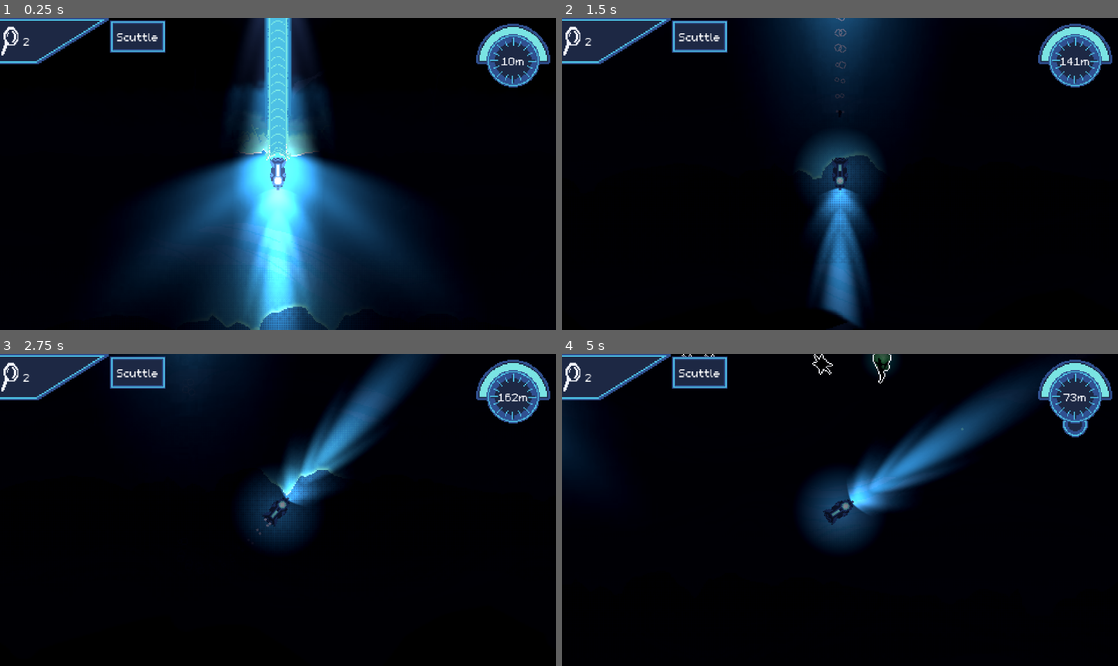
Above: before the commit, frames 1-4 (two rows, left to right).
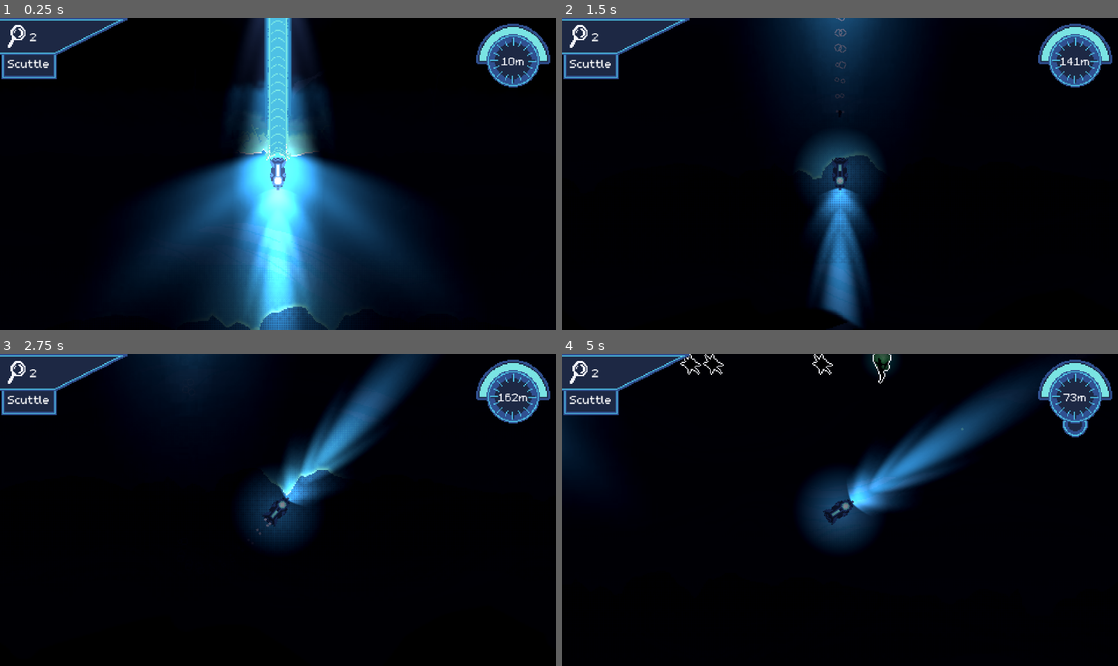
Above: after the commit, the same moments.

Repository: austingwatson/Depths
Game: Godot game, scene res://scenes/game.tscn
The game is run twice, just before and just after one commit, with the same random seed, the same clock (stepped at 60 frames per second) and the same inputs. This scene is started directly instead of the project's main scene. Sound files missing from this copy of the repository are replaced by a short silence.
Inputs (mouse positions are in pixels of both pictures, inside the frame that each line leads up to):
- Up to frame 1 (0.25 s): no input
- Up to frame 2 (1.5 s): tap Enter at 0.5 s; move the mouse to (962, 158) at 0.52 s; hold Space (thrust) 0.53-1.28 s; tap Mouse wheel down (change_weapon_down) at 0.6 s; click (962, 158) at 0.67 s; move the mouse to (728, 189) at 1.27 s; tap Mouse wheel up (change_weapon_up) at 1.35 s
- Up to frame 3 (2.75 s): move the mouse to (333, 441) at 2.02 s; hold Space (thrust) from 2.03 s (still down); hold Right mouse button (rotate) from 2.03 s (still down)
- Up to frame 4 (5 s): move the mouse to (812, 572) at 2.77 s; release Right mouse button (rotate) at 2.78 s; click (812, 572) at 2.85 s; move the mouse to (1006, 556) at 3.52 s; release Space (thrust) at 3.53 s; tap Shift (sonar) at 3.6 s; move the mouse to (673, 463) at 4.27 s; tap Mouse wheel down (change_weapon_down) at 4.35 s

The runs differ from the first frame. In frame 1, 2.4% of the frame differs, in the area x 0-30%, y 0-20%; in frame 2, 2.4%; in frame 3, 2.4%; in frame 4, 2.4%.

Commit message:
Added a victory scene background. Adjusted hud elements.

Diff:
--- a/scenes/ui/hud.tscn
+++ b/scenes/ui/hud.tscn
@@ -40,8 +40,13 @@
 offset_bottom = 61.0
 grow_horizontal = 0
 
+[node name="Scuttle" parent="." instance=ExtResource("7_gss2c")]
+offset_left = 1.0
+offset_top = 23.0
+offset_right = 49.0
+offset_bottom = 55.0
+
 [node name="ResearchCount" parent="." instance=ExtResource("5_136eg")]
-
-[node name="Scuttle" parent="." instance=ExtResource("7_gss2c")]
-offset_left = 95.0
-offset_right = 143.0
+offset_top = -4.0
+offset_right = 112.0
+offset_bottom = 36.0
--- a/scenes/ui/research_count.tscn
+++ b/scenes/ui/research_count.tscn
@@ -5,7 +5,7 @@
 
 [sub_resource type="AtlasTexture" id="AtlasTexture_s7fjf"]
 atlas = ExtResource("1_mi5aa")
-region = Rect2(304, 0, 96, 32)
+region = Rect2(288, 0, 112, 32)
 
 [sub_resource type="AtlasTexture" id="AtlasTexture_h512u"]
 atlas = ExtResource("1_mi5aa")
@@ -15,6 +15,7 @@
 offset_right = 40.0
 offset_bottom = 40.0
 texture = SubResource("AtlasTexture_s7fjf")
+stretch_mode = 3
 script = ExtResource("1_8kwjf")
 
 [node name="HBoxContainer" type="HBoxContainer" parent="."]
@@ -22,13 +23,18 @@
 anchors_preset = 15
 anchor_right = 1.0
 anchor_bottom = 1.0
+offset_left = 6.0
+offset_right = 6.0
 grow_horizontal = 2
 grow_vertical = 2
 
 [node name="Icon" type="TextureRect" parent="HBoxContainer"]
 layout_mode = 2
 texture = SubResource("AtlasTexture_h512u")
+stretch_mode = 3
 
 [node name="Label" type="Label" parent="HBoxContainer"]
 layout_mode = 2
 text = "100"
+horizontal_alignment = 1
+vertical_alignment = 1
--- /dev/null
+++ b/scenes/victory.tscn
@@ -0,0 +1,402 @@
+[gd_scene load_steps=23 format=3 uid="uid://biaimvygk8r3f"]
+
+[ext_resource type="Texture2D" uid="uid://br8fltx8mhio" path="res://assets/textures/level/seabed_bg.png" id="1_aeqvq"]
+[ext_resource type="Texture2D" uid="uid://yqvus5wdpfom" path="res://assets/textures/level/currents_parallax.png" id="2_rlw0o"]
+[ext_resource type="Texture2D" uid="uid://bjy5na53effsw" path="res://assets/textures/level/seabed_playarea.png" id="3_m35g4"]
+[ext_resource type="Texture2D" uid="uid://dulngok2xfjyr" path="res://assets/textures/level/sea_floor_fauna.png" id="4_wdhy8"]
+[ext_resource type="Texture2D" uid="uid://dgb36hfijxjf1" path="res://assets/textures/effects/2d_lights_and_shadows_neutral_point_light.png" id="5_0ya2q"]
+[ext_resource type="Texture2D" uid="uid://71baonpavm2t" path="res://assets/textures/effects/thruster_trail_sheet.png" id="6_w13b5"]
+[ext_resource type="Texture2D" uid="uid://c121oas5df1vs" path="res://assets/textures/level/seabed_fg.png" id="7_0iwmx"]
+[ext_resource type="Texture2D" uid="uid://c1vsexbykefwl" path="res://assets/textures/level/big_sub.png" id="8_bqyga"]
+[ext_resource type="Texture2D" uid="uid://v8q4auewvljj" path="res://assets/textures/effects/ies_lights_model1.png" id="9_fgp87"]
+[ext_resource type="Texture2D" uid="uid://ccn0ikslju12v" path="res://assets/textures/effects/2d_point_light.png" id="10_c0tw7"]
+
+[sub_resource type="AtlasTexture" id="AtlasTexture_qunh1"]
+atlas = ExtResource("4_wdhy8")
+region = Rect2(32, 16, 16, 16)
+
+[sub_resource type="AtlasTexture" id="AtlasTexture_ts1t5"]
+atlas = ExtResource("4_wdhy8")
+region = Rect2(32, 40, 32, 24)
+
+[sub_resource type="AtlasTexture" id="AtlasTexture_7132d"]
+atlas = ExtResource("4_wdhy8")
+region = Rect2(0, 0, 24, 32)
+
+[sub_resource type="AtlasTexture" id="AtlasTexture_06a2a"]
+atlas = ExtResource("4_wdhy8")
+region = Rect2(48, 16, 16, 16)
+
+[sub_resource type="CanvasItemMaterial" id="CanvasItemMaterial_aeqvq"]
+particles_animation = true
+particles_anim_h_frames = 3
+particles_anim_v_frames = 1
+particles_anim_loop = false
+
+[sub_resource type="AtlasTexture" id="AtlasTexture_qlk3v"]
+atlas = ExtResource("6_w13b5")
+
+[sub_resource type="Gradient" id="Gradient_rlw0o"]
+offsets = PackedFloat32Array(0, 0.446494, 0.870849)
+colors = PackedColorArray(1, 1, 1, 1, 0.980392, 0.980392, 0.980392, 1, 1, 1, 1, 0)
+
+[sub_resource type="Curve" id="Curve_wpjcc"]
+_limits = [0.0, 200.0, 0.0, 1.0]
+_data = [Vector2(0, 1), 0.0, 0.0, 0, 0, Vector2(0.451178, 32.6027), 219.302, 219.302, 0, 0, Vector2(1, 123.425), 0.0, 0.0, 0, 0]
+point_count = 3
+
+[sub_resource type="Animation" id="Animation_twbv7"]
+resource_name = "sub_float"
+length = 16.0
+loop_mode = 1
+step = 0.8
+tracks/0/type = "value"
+tracks/0/imported = false
+tracks/0/enabled = true
+tracks/0/path = NodePath("AnimationPlayer/submersible:position")
+tracks/0/interp = 1
+tracks/0/loop_wrap = true
+tracks/0/keys = {
+"times": PackedFloat32Array(7, 8, 15, 16),
+"transitions": PackedFloat32Array(1, 1, 1, 1),
+"update": 0,
+"values": [Vector2(381, -27), Vector2(381, -27), Vector2(381, -48), Vector2(381, -48)]
+}
+
+[sub_resource type="Animation" id="Animation_filmp"]
+length = 0.001
+tracks/0/type = "value"
+tracks/0/imported = false
+tracks/0/enabled = true
+tracks/0/path = NodePath("AnimationPlayer/submersible:position")
+tracks/0/interp = 1
+tracks/0/loop_wrap = true
+tracks/0/keys = {
+"times": PackedFloat32Array(0),
+"transitions": PackedFloat32Array(1),
+"update": 0,
+"values": [Vector2(381, -45)]
+}
+
+[sub_resource type="AnimationLibrary" id="AnimationLibrary_2sdhq"]
+_data = {
+&"RESET": SubResource("Animation_filmp"),
+&"sub_float": SubResource("Animation_twbv7")
+}
+
+[sub_resource type="Environment" id="Environment_0quce"]
+background_mode = 3
+glow_enabled = true
+glow_intensity = 1.0
+glow_hdr_threshold = 1.5
+
+[node name="Victory" type="Node"]
+
+[node name="seafloor_bg" type="Sprite2D" parent="."]
+texture = ExtResource("1_aeqvq")
+centered = false
+
+[node name="currents" type="Parallax2D" parent="."]
+z_index = 2
+repeat_size = Vector2(960, 540)
+autoscroll = Vector2(1, 0.5)
+repeat_times = 2
+
+[node name="currents_image" type="Sprite2D" parent="currents"]
+modulate = Color(1, 1, 1, 0.196078)
+texture = ExtResource("2_rlw0o")
+centered = false
+
+[node name="seafloor_mg" type="Sprite2D" parent="."]
+texture = ExtResource("3_m35g4")
+centered = false
+
+[node name="sealife_group" type="Node2D" parent="."]
+
+[node name="floater_bud_small" type="Sprite2D" parent="sealife_group"]
+position = Vector2(23, 190)
+texture = SubResource("AtlasTexture_qunh1")
+
+[node name="floater_bud_small2" type="Sprite2D" parent="sealife_group"]
+position = Vector2(5, 184)
+texture = SubResource("AtlasTexture_qunh1")
+flip_h = true
+
+[node name="sealife1" type="Sprite2D" parent="sealife_group"]
+position = Vector2(116, 191)
+texture = SubResource("AtlasTexture_ts1t5")
+
+[node name="sealife2" type="Sprite2D" parent="sealife_group"]
+position = Vector2(405, 182)
+texture = SubResource("AtlasTexture_ts1t5")
+flip_h = true
+
+[node name="sealife3" type="Sprite2D" parent="sealife_group"]
+position = Vector2(145, 242)
+texture = SubResource("AtlasTexture_ts1t5")
+flip_h = true
+
+[node name="sealife4" type="Sprite2D" parent="sealife_group"]
+position = Vector2(366, 187)
+texture = SubResource("AtlasTexture_ts1t5")
+
+[node name="sealife5" type="Sprite2D" parent="sealife_group"]
+position = Vector2(57, 246)
+texture = SubResource("AtlasTexture_ts1t5")
+
+[node name="sealife6" type="Sprite2D" parent="sealife_group"]
+position = Vector2(469, 248)
+texture = SubResource("AtlasTexture_ts1t5")
+
+[node name="floater_buds" type="Sprite2D" parent="sealife_group"]
+position = Vector2(14, 175)
+texture = SubResource("AtlasTexture_7132d")
+
+[node name="Light" type="PointLight2D" parent="sealife_group/floater_buds"]
+position = Vector2(6, -7)
+color = Color(0.722702, 0.999442, 0.675061, 1)
+energy = 0.8
+texture = ExtResource("5_0ya2q")
+offset = Vector2(0, 4)
+texture_scale = 0.6
+
+[node name="floater_buds2" type="Sprite2D" parent="sealife_group"]
+position = Vector2(469, 167)
+texture = SubResource("AtlasTexture_7132d")
+flip_h = true
+
+[node name="Light" type="PointLight2D" parent="sealife_group/floater_buds2"]
+position = Vector2(-6, -7)
+color = Color(0.722702, 0.999442, 0.675061, 1)
+energy = 0.8
+texture = ExtResource("5_0ya2q")
+offset = Vector2(0, 4)
+texture_scale = 0.6
+
+[node name="floater_buds3" type="Sprite2D" parent="sealife_group"]
+position = Vector2(284, 235)
+texture = SubResource("AtlasTexture_7132d")
+
+[node name="Light" type="PointLight2D" parent="sealife_group/floater_buds3"]
+position = Vector2(6, -8)
+color = Color(0.722702, 0.999442, 0.675061, 1)
+energy = 0.8
+texture = ExtResource("5_0ya2q")
+offset = Vector2(0, 4)
+texture_scale = 0.6
+
+[node name="floater_buds4" type="Sprite2D" parent="sealife_group"]
+position = Vector2(194, 188)
+texture = SubResource("AtlasTexture_7132d")
+flip_h = true
+
+[node name="Light" type="PointLight2D" parent="sealife_group/floater_buds4"]
+position = Vector2(6, -7)
+color = Color(0.722702, 0.999442, 0.675061, 1)
+energy = 0.8
+texture = ExtResource("5_0ya2q")
+offset = Vector2(0, 4)
+texture_scale = 0.6
+
+[node name="floater_bud_small3" type="Sprite2D" parent="sealife_group"]
+position = Vector2(267, 237)
+texture = SubResource("AtlasTexture_qunh1")
+
+[node name="floater_bud_small4" type="Sprite2D" parent="sealife_group"]
+position = Vector2(181, 202)
+texture = SubResource("AtlasTexture_qunh1")
+
+[node name="floater_bud_small5" type="Sprite2D" parent="sealife_group"]
+position = Vector2(475, 183)
+texture = SubResource("AtlasTexture_qunh1")
+
+[node name="floater_bud_small6" type="Sprite2D" parent="sealife_group"]
+position = Vector2(208, 207)
+texture = SubResource("AtlasTexture_qunh1")
+flip_h = true
+
+[node name="floater_bud_small7" type="Sprite2D" parent="sealife_group"]
+position = Vector2(468, 191)
+texture = SubResource("AtlasTexture_qunh1")
+
+[node name="floater_bud_small8" type="Sprite2D" parent="sealife_group"]
+position = Vector2(447, 175)
+texture = SubResource("AtlasTexture_qunh1")
+flip_h = true
+
+[node name="floater_bud_cluster" type="Sprite2D" parent="sealife_group"]
+position = Vector2(12, 192)
+texture = SubResource("AtlasTexture_06a2a")
+
+[node name="floater_bud_cluster2" type="Sprite2D" parent="sealife_group"]
+position = Vector2(45, 183)
+texture = SubResource("AtlasTexture_06a2a")
+flip_h = true
+
+[node name="floater_bud_cluster3" type="Sprite2D" parent="sealife_group"]
+position = Vector2(458, 181)
+texture = SubResource("AtlasTexture_06a2a")
+flip_h = true
+
+[node name="floater_bud_cluster4" type="Sprite2D" parent="sealife_group"]
+position = Vector2(171, 195)
+texture = SubResource("AtlasTexture_06a2a")
+
+[node name="floater_bud_cluster5" type="Sprite2D" parent="sealife_group"]
+position = Vector2(277, 240)
+texture = SubResource("AtlasTexture_06a2a")
+
+[node name="floater_bud_cluster6" type="Sprite2D" parent="sealife_group"]
+position = Vector2(0, 200)
+texture = SubResource("AtlasTexture_06a2a")
+flip_h = true
+
+[node name="floater_bud_cluster7" type="Sprite2D" parent="sealife_group"]
+position = Vector2(476, 198)
+texture = SubResource("AtlasTexture_06a2a")
+
+[node name="chimney_bubbles_group" type="Node2D" parent="."]
+
+[node name="chimney_bubbles" type="CPUParticles2D" parent="chimney_bubbles_group"]
+material = SubResource("CanvasItemMaterial_aeqvq")
+position = Vector2(34, 191)
+amount = 6
+texture = SubResource("AtlasTexture_qlk3v")
+lifetime = 3.0
+lifetime_randomness = 0.5
+emission_shape = 2
+emission_sphere_radius = 2.0
+direction = Vector2(0, -1)
+gravity = Vector2(0, -50)
+damping_min = 20.0
+damping_max = 20.0
+color_ramp = SubResource("Gradient_rlw0o")
+anim_speed_max = 1.0
+anim_speed_curve = SubResource("Curve_wpjcc")
+anim_offset_max = 0.3
+
+[node name="chimney_bubbles2" type="CPUParticles2D" parent="chimney_bubbles_group"]
+material = SubResource("CanvasItemMaterial_aeqvq")
+position = Vector2(92, 226)
+amount = 6
+texture = SubResource("AtlasTexture_qlk3v")
+lifetime = 3.0
+lifetime_randomness = 0.5
+emission_shape = 2
+emission_sphere_radius = 2.0
+direction = Vector2(0, -1)
+gravity = Vector2(0, -50)
+damping_min = 20.0
+damping_max = 20.0
+color_ramp = SubResource("Gradient_rlw0o")
+anim_speed_max = 1.0
+anim_speed_curve = SubResource("Curve_wpjcc")
+anim_offset_max = 0.3
+
+[node name="chimney_bubbles3" type="CPUParticles2D" parent="chimney_bubbles_group"]
+material = SubResource("CanvasItemMaterial_aeqvq")
+position = Vector2(319, 138)
+amount = 6
+texture = SubResource("AtlasTexture_qlk3v")
+lifetime = 3.0
+lifetime_randomness = 0.5
+emission_shape = 2
+emission_sphere_radius = 2.0
+direction = Vector2(0, -1)
+gravity = Vector2(0, -50)
+damping_min = 20.0
+damping_max = 20.0
+color_ramp = SubResource("Gradient_rlw0o")
+anim_speed_max = 1.0
+anim_speed_curve = SubResource("Curve_wpjcc")
+anim_offset_max = 0.3
+
+[node name="chimney_bubbles4" type="CPUParticles2D" parent="chimney_bubbles_group"]
+material = SubResource("CanvasItemMaterial_aeqvq")
+position = Vector2(352, 156)
+amount = 6
+texture = SubResource("AtlasTexture_qlk3v")
+lifetime = 3.0
+lifetime_randomness = 0.5
+emission_shape = 2
+emission_sphere_radius = 2.0
+direction = Vector2(0, -1)
+gravity = Vector2(0, -50)
+damping_min = 20.0
+damping_max = 20.0
+color_ramp = SubResource("Gradient_rlw0o")
+anim_speed_max = 1.0
+anim_speed_curve = SubResource("Curve_wpjcc")
+anim_offset_max = 0.3
+
+[node name="chimney_bubbles5" type="CPUParticles2D" parent="chimney_bubbles_group"]
+material = SubResource("CanvasItemMaterial_aeqvq")
+position = Vector2(429, 202)
+amount = 6
+texture = SubResource("AtlasTexture_qlk3v")
+lifetime = 3.0
+lifetime_randomness = 0.5
+emission_shape = 2
+emission_sphere_radius = 2.0
+direction = Vector2(0, -1)
+gravity = Vector2(0, -50)
+damping_min = 20.0
+damping_max = 20.0
+color_ramp = SubResource("Gradient_rlw0o")
+anim_speed_max = 1.0
+anim_speed_curve = SubResource("Curve_wpjcc")
+anim_offset_max = 0.3
+
+[node name="chimney_bubbles6" type="CPUParticles2D" parent="chimney_bubbles_group"]
+material = SubResource("CanvasItemMaterial_aeqvq")
+position = Vector2(86, 169)
+amount = 6
+texture = SubResource("AtlasTexture_qlk3v")
+lifetime = 3.0
+lifetime_randomness = 0.5
+emission_shape = 2
+emission_sphere_radius = 2.0
+direction = Vector2(0, -1)
+gravity = Vector2(0, -50)
+damping_min = 20.0
+damping_max = 20.0
+color_ramp = SubResource("Gradient_rlw0o")
+anim_speed_max = 1.0
+anim_speed_curve = SubResource("Curve_wpjcc")
+anim_offset_max = 0.3
+
+[node name="seafloor_fg" type="Sprite2D" parent="."]
+z_index = 3
+texture = ExtResource("7_0iwmx")
+centered = false
+
+[node name="AnimationPlayer" type="AnimationPlayer" parent="."]
+libraries = {
+&"": SubResource("AnimationLibrary_2sdhq")
+}
+
+[node name="submersible" type="Sprite2D" parent="AnimationPlayer"]
+z_index = 1
+position = Vector2(381, -45)
+rotation = 1.5708
+texture = ExtResource("8_bqyga")
+centered = false
+flip_v = true
+
+[node name="spotlight" type="PointLight2D" parent="AnimationPlayer/submersible"]
+position = Vector2(240, 24)
+rotation = 3.14159
+texture = ExtResource("9_fgp87")
+texture_scale = 0.5
+
+[node name="radiallight" type="PointLight2D" parent="AnimationPlayer/submersible"]
+position = Vector2(240, 135)
+energy = 0.33
+texture = ExtResource("10_c0tw7")
+texture_scale = 1.5
+
+[node name="WorldEnvironment" type="WorldEnvironment" parent="."]
+environment = SubResource("Environment_0quce")
+
+[node name="CanvasModulate" type="CanvasModulate" parent="."]
+color = Color(0.00784314, 0.00784314, 0.0509804, 1)
